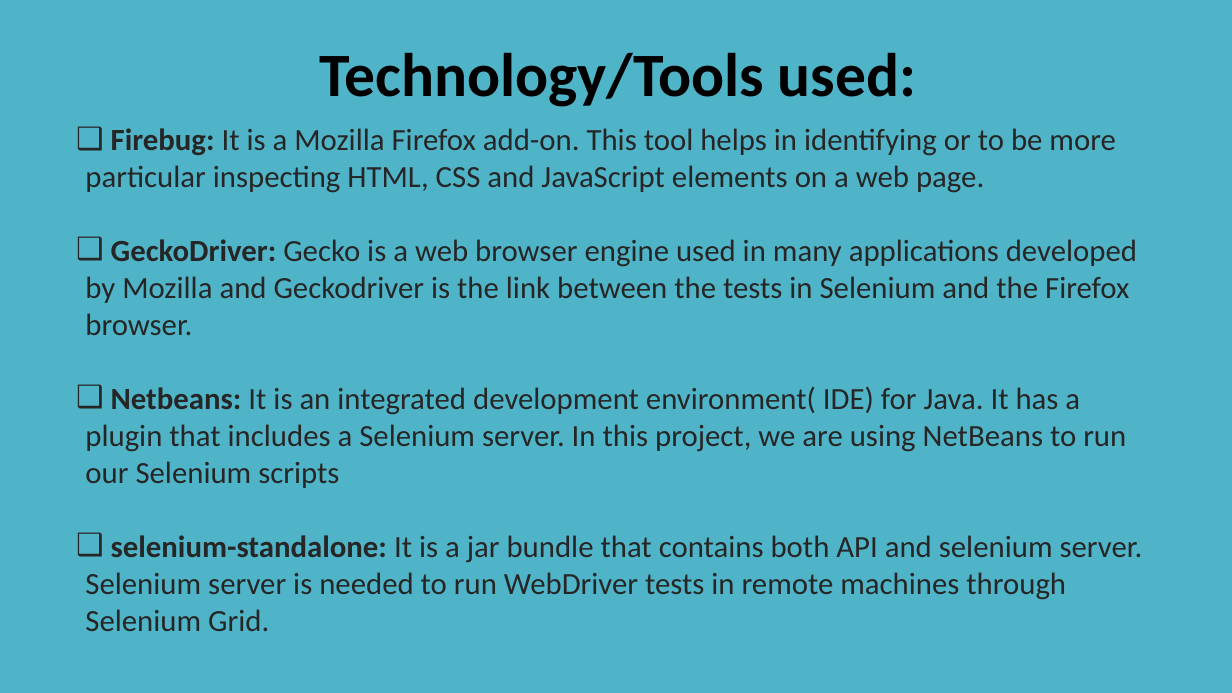
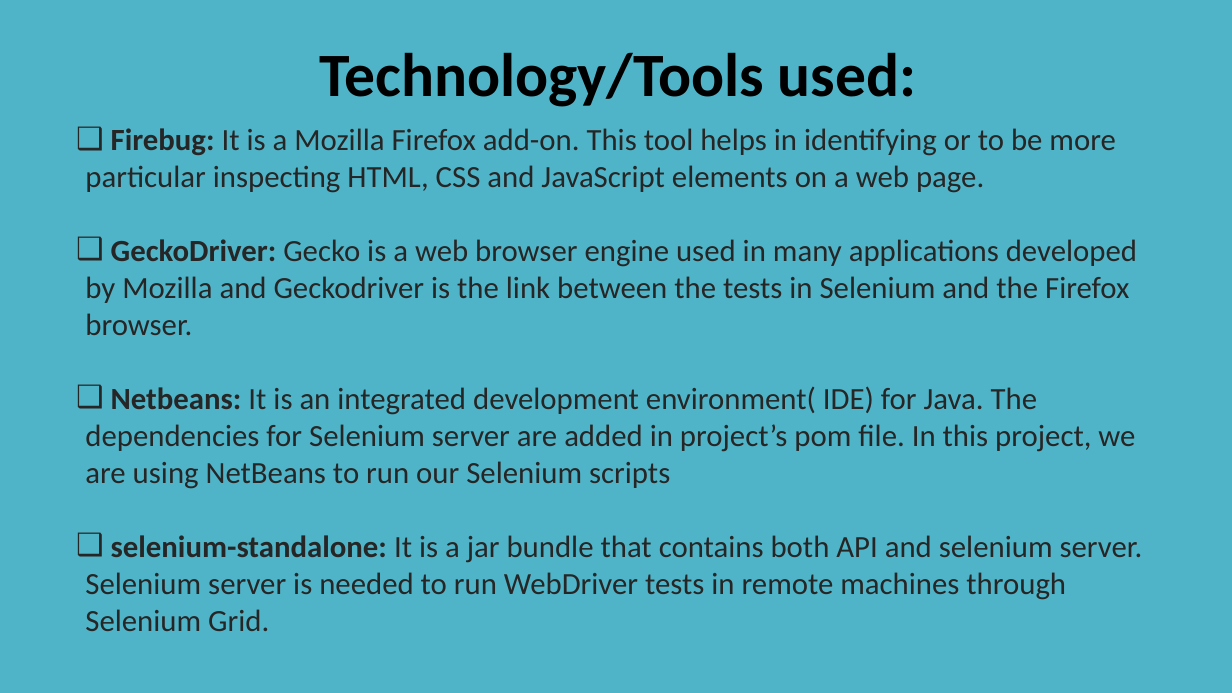
Before and after one commit to pKpallavi/Selenium_project, a slide deck: slide 6 of docs/Selenium_Project_Kumon_Website_Testing.pptx. Drawn at 1232x693 pixels with LibreOffice and Linux fonts; fonts in the diff are those of the drawing. Boxes give left, top, right and bottom in pixels: in the first picture for what was removed or moved away, otherwise in the second. Text is boxed around its words. In the diff, an @@ line names an element or a change of style, - is before the commit and + after.

```diff
--- a/docs/Selenium_Project_Kumon_Website_Testing.pptx
+++ b/docs/Selenium_Project_Kumon_Website_Testing.pptx
@@ text at bbox=[85, 386, 1135, 489]: text changed @@
-❑ Netbeans: It is an integrated development environment( IDE) for Java. It has a plugin that includes a Selenium server. In this project, we are using NetBeans to run our Selenium scripts
+❑ Netbeans: It is an integrated development environment( IDE) for Java. The dependencies for Selenium server are added in project’s pom file. In this project, we are using NetBeans to run our Selenium scripts
```
Also in this commit, not shown: 8 other slides changed.
